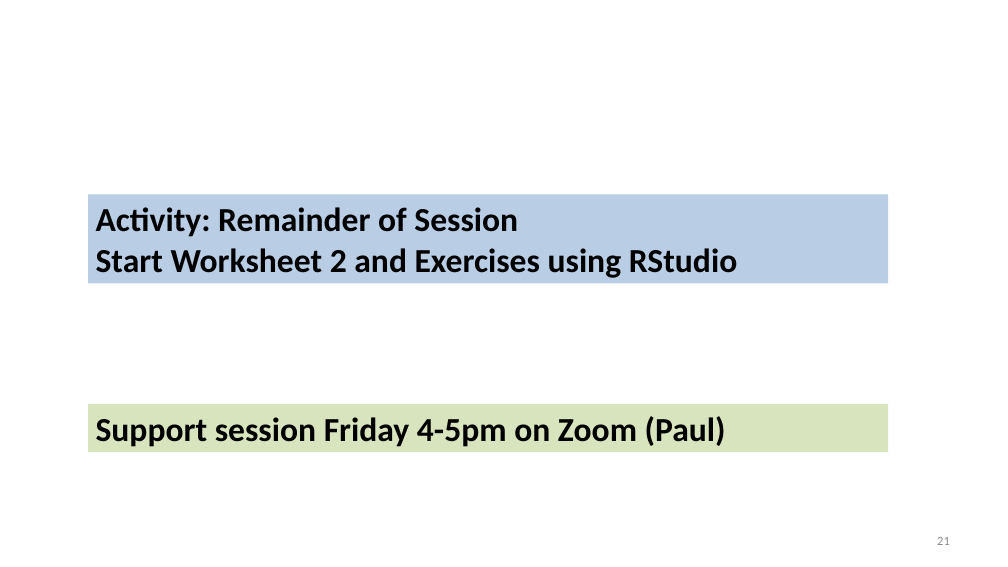
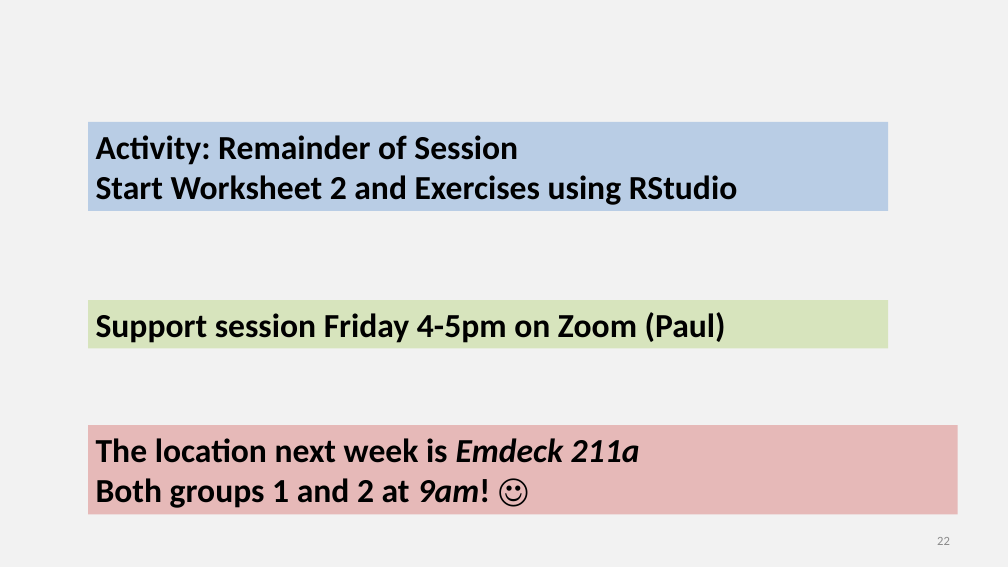
Before and after one commit to chrisjberry/datafluencyCB, a slide deck: slide 22 of docs/slides/PSYC753_L2_MultipleRegression1.pptx (slide 21 before the commit). Drawn at 1008x567 pixels with LibreOffice and Linux fonts; fonts in the diff are those of the drawing. Boxes give left, top, right and bottom in pixels: in the first picture for what was removed or moved away, otherwise in the second. Text is boxed around its words. In the diff, an @@ line names an element or a change of style, - is before the commit and + after.

```diff
--- a/docs/slides/PSYC753_L2_MultipleRegression1.pptx
+++ b/docs/slides/PSYC753_L2_MultipleRegression1.pptx
@@ background #FFFFFF to #F2F2F2 @@
@@ rectangle "Activity: Remainder of Session": place and size @@
-rectangle "Activity: Remainder of Session" at (88, 194, 889, 284)
+rectangle "Activity: Remainder of Session" at (88, 122, 889, 211)
@@ rectangle "Support session Friday 4-5pm on ...": place and size @@
-rectangle "Support session Friday 4-5pm on ..." at (88, 404, 889, 452)
+rectangle "Support session Friday 4-5pm on ..." at (88, 300, 889, 349)
@@ rectangle added at (88, 426, 958, 515), fill #E6B9B8, 32 pt, text #000000, bold @@
+The location next week is Emdeck 211a
+Both groups 1 and 2 at 9am! ☺
@@ page number at (937, 537, 950, 545): text changed @@
-21
+22
```
Also in this commit, not shown: 19 other slides changed, 1 slide added, 1 other file.
